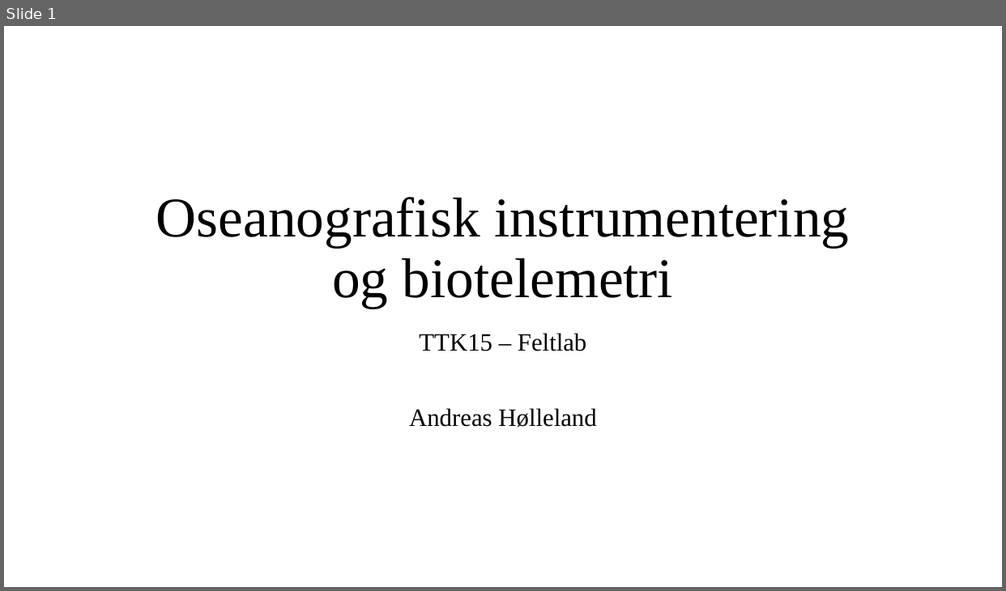
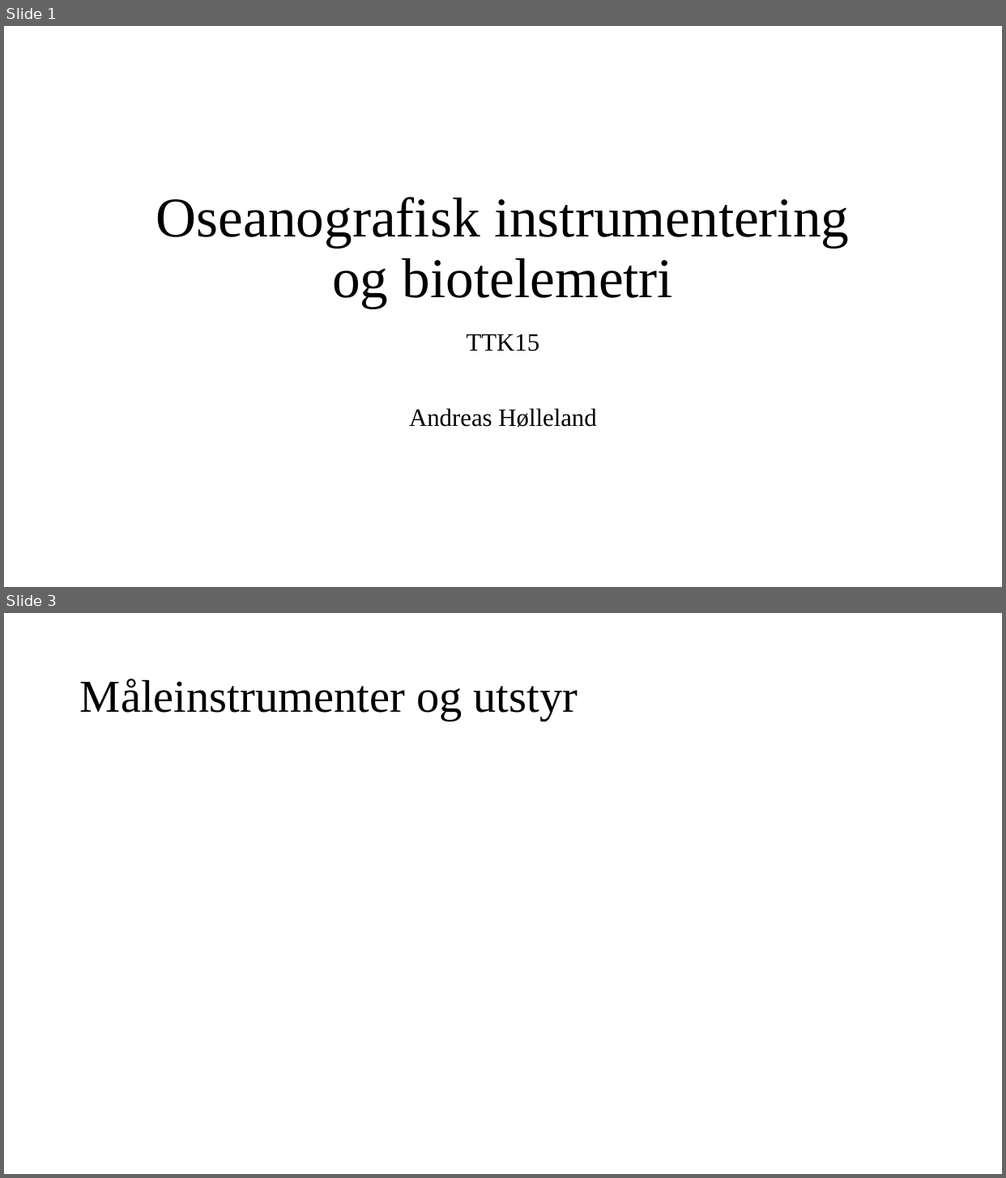
Before and after one commit to anh60/CTD_Hydrophone_project, a slide deck: Presentation.pptx. Shown one above the other, each under a label of ours: slide 1 before the commit, slides 1 and 3 after it; the slides between them are not shown. The pictures are 1006x591 and 1006x1178 pixels, drawn with LibreOffice and Linux fonts; fonts in the diff are those of the drawing. Boxes give left, top, right and bottom in pixels: in the first picture for what was removed or moved away, otherwise in the second. Text is boxed around its words. In the diff, an @@ line names an element or a change of style, - is before the commit and + after.

```diff
--- a/Presentation.pptx
+++ b/Presentation.pptx
@@ slide 3 added at [4, 613, 1002, 1174], background #FFFFFF @@
@@ title added at [80, 679, 577, 721], 44 pt, text #000000 @@
+Måleinstrumenter og utstyr
@@ slide 1 changed as well @@
@@ subtitle at [467, 334, 540, 352]: text changed @@
-TTK15 – Feltlab
+TTK15
```
Also in this commit, not shown: 7 other slides added, 7 other files.
